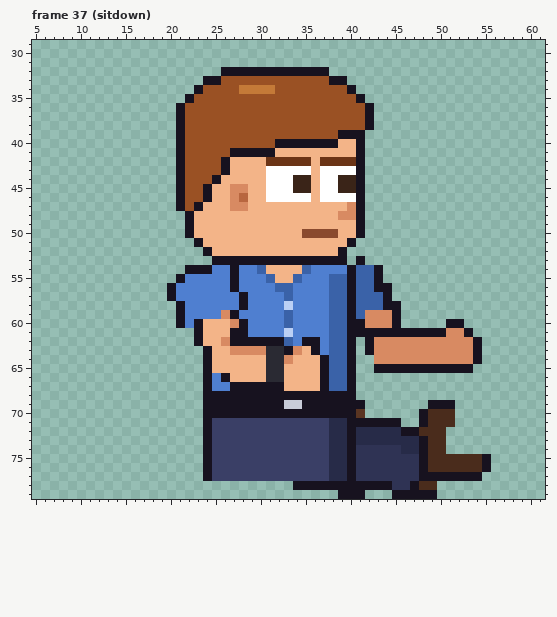
Edited in one commit: pixel-art file (sprites/custom/custom_intern_short_right_anim.aseprite). That is the earlier state.
64x80 pixels, 129 frames. Shown: frame 37 (sitdown): x 5..61, y 29..79. The commit also changed other frames, which this record leaves out.
Once edited:
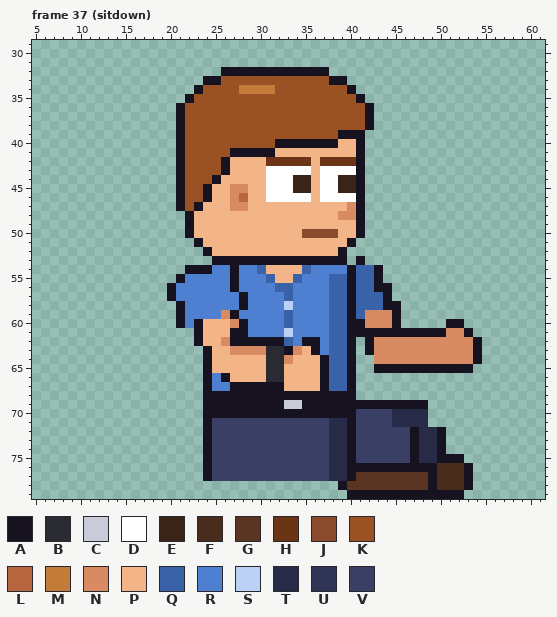
Palette (. is transparent): A #17121f  B #2a2a33  C #c8ccd8  D #ffffff  E #3a2418  F #4a2c1c  G #5a3522  H #6b3416  J #8a4a2e  K #9a5124  L #b8663f  M #c47a38  N #d88a62  P #f3b488  Q #3a62a8  R #4f7fd0  S #bbd0f5  T #272b48  U #2f3354  V #3a3f66
The exact change:
--- frame 37 (sitdown), layers "Pants", "Shoes"
@@ x 32..57 @@
 68 AAAAAAAAA.................
-69 ACCAAAAAAA.......AAA......
-70 AAAAAAAAAG......AFFF......
-71 VVVVVVTTAAAAAA..AFFF......
-72 VVVVVVTTATTTTTAAFFF.......
-73 VVVVVVTTATTTTTTTAFF.......
-74 VVVVVVTTAUUUUUTTAFF.......
-75 VVVVVVTTAUUUUUUUAFFFFFFA..
-76 VVVVVVTTAUUUUUUUAFFFFFFA..
-77 VVVVVVTTAUUUUUUUAAAAAAA...
-78 ..AAAAAAAAAAAUUAFF........
-79 .......AAA...AAAAA........
+69 ACCAAAAAAAAAAAAAA.........
+70 AAAAAAAAAVVVVTTTT.........
+71 VVVVVVTTAVVVVTTTT.........
+72 VVVVVVTTAVVVVVVATTA.......
+73 VVVVVVTTAVVVVVVATTA.......
+74 VVVVVVTTAVVVVVVATTA.......
+75 VVVVVVTTAVVVVVVATTAAA.....
+76 VVVVVVTTAAAAAAAAAAFFFA....
+77 VVVVVVTTAGGGGGGGGAFFFA....
+78 .......AGGGGGGGGGAFFFA....
+79 ........AAAAAAAAAAAAA.....
